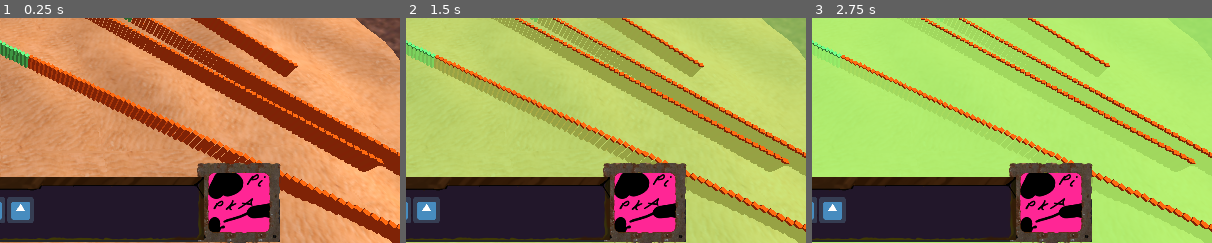
Above: before the commit, frames 1-3 (left to right).
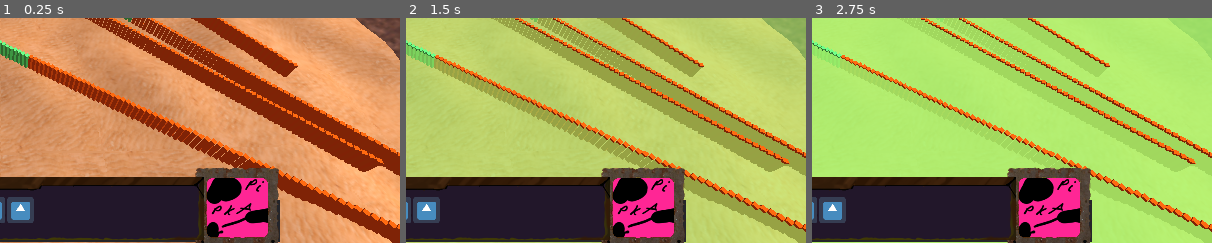
Above: after the commit, the same moments.

Repository: RealmHost002/game_about_desert_and_corovans
Game: Godot game, scene res://main.tscn
The game is run twice, just before and just after one commit, with the same random seed, the same clock (stepped at 60 frames per second) and the same inputs. The engine's default icon, where the game draws it, is replaced by a stand-in: a white triangle on a blue panel in a dark square.
Inputs (mouse positions are % of the whole screen's width and height, from its top left):
- Up to frame 1 (0.25 s): no input
- Up to frame 2 (1.5 s): click (44, 3) at 0.52 s; click (49, 93) at 1.27 s
- Up to frame 3 (2.75 s): click (52, 93) at 2.02 s
The pictures show only the part of the screen within x 50-100%, y 50-100%; the shares and areas given below are measured in that part.

The runs differ from the first frame. In frame 1, 3.1% of the frame differs, in the area x 48-71%, y 64-100%; in frame 2, 3.1%; in frame 3, 3.1%.

Commit message:
adding ToolTipTheme
adding ToolTipThemeadding ToolTipThemeadding ToolTipThemeadding ToolTipThemeadding ToolTipThemeadding ToolTipThemeadding ToolTipThemeadding ToolTipThemeadding ToolTipThemeadding ToolTipThemepipiska

Diff:
--- a/gui/GUI.tscn
+++ b/gui/GUI.tscn
@@ -6,6 +6,37 @@
 [ext_resource path="res://gui/textures/GuiMashineIcon.png" type="Texture" id=4]
 [ext_resource path="res://gui/base.png" type="Texture" id=5]
 [ext_resource path="res://gui/textures/IconEgor.png" type="Texture" id=6]
+
+[sub_resource type="StyleBoxTexture" id=1]
+region_rect = Rect2( 987, 129, 1, 0 )
+
+[sub_resource type="Theme" id=2]
+TooltipPanel/fonts/ = null
+TooltipPanel/styles/panel = SubResource( 1 )
+
+[sub_resource type="StyleBoxFlat" id=3]
+content_margin_left = 4.0
+content_margin_right = 4.0
+content_margin_top = 4.0
+content_margin_bottom = 4.0
+bg_color = Color( 0.368627, 0.380392, 0.384314, 1 )
+border_width_left = 2
+border_width_top = 2
+border_width_right = 5
+border_width_bottom = 7
+border_color = Color( 0.105882, 0.137255, 0.121569, 1 )
+border_blend = true
+corner_radius_top_left = 30
+corner_detail = 11
+expand_margin_left = 10.0
+expand_margin_right = 10.0
+expand_margin_top = 10.0
+expand_margin_bottom = 10.0
+shadow_color = Color( 0.0313726, 0.027451, 0.027451, 0.6 )
+shadow_size = 5
+
+[sub_resource type="Theme" id=4]
+TooltipPanel/styles/panel = SubResource( 3 )
 
 [node name="GUI" type="Spatial"]
 script = ExtResource( 3 )
@@ -39,6 +70,7 @@
 margin_bottom = 78.0485
 grow_horizontal = 0
 grow_vertical = 0
+theme = SubResource( 2 )
 texture = ExtResource( 2 )
 __meta__ = {
 "_edit_use_anchors_": false
@@ -83,12 +115,16 @@
 anchor_top = 1.0
 anchor_right = 1.0
 anchor_bottom = 1.0
-margin_left = -172.865
-margin_top = -165.642
-margin_right = -22.865
-margin_bottom = -15.6422
+margin_left = -177.103
+margin_top = -153.988
+margin_right = -27.1028
+margin_bottom = -3.98802
 grow_horizontal = 0
 grow_vertical = 0
+hint_tooltip = "Ya poshel kurit'
+Ya poshel kurit'
+YA POSHEL KURIT"
+theme = SubResource( 4 )
 texture_normal = ExtResource( 2 )
 texture_pressed = ExtResource( 1 )
 __meta__ = {
--- /dev/null
+++ b/gui/ToolTip.tres
@@ -0,0 +1,25 @@
+[gd_resource type="Theme" load_steps=2 format=2]
+
+[sub_resource type="StyleBoxFlat" id=3]
+content_margin_left = 4.0
+content_margin_right = 4.0
+content_margin_top = 4.0
+content_margin_bottom = 4.0
+bg_color = Color( 0.368627, 0.380392, 0.384314, 1 )
+border_width_left = 2
+border_width_top = 2
+border_width_right = 5
+border_width_bottom = 7
+border_color = Color( 0.105882, 0.137255, 0.121569, 1 )
+border_blend = true
+corner_radius_top_left = 30
+corner_detail = 11
+expand_margin_left = 10.0
+expand_margin_right = 10.0
+expand_margin_top = 10.0
+expand_margin_bottom = 10.0
+shadow_color = Color( 0.0313726, 0.027451, 0.027451, 0.6 )
+shadow_size = 5
+
+[resource]
+TooltipPanel/styles/panel = SubResource( 3 )
Not shown: 1 places in gui/GUI.tscn that only renumber resources
